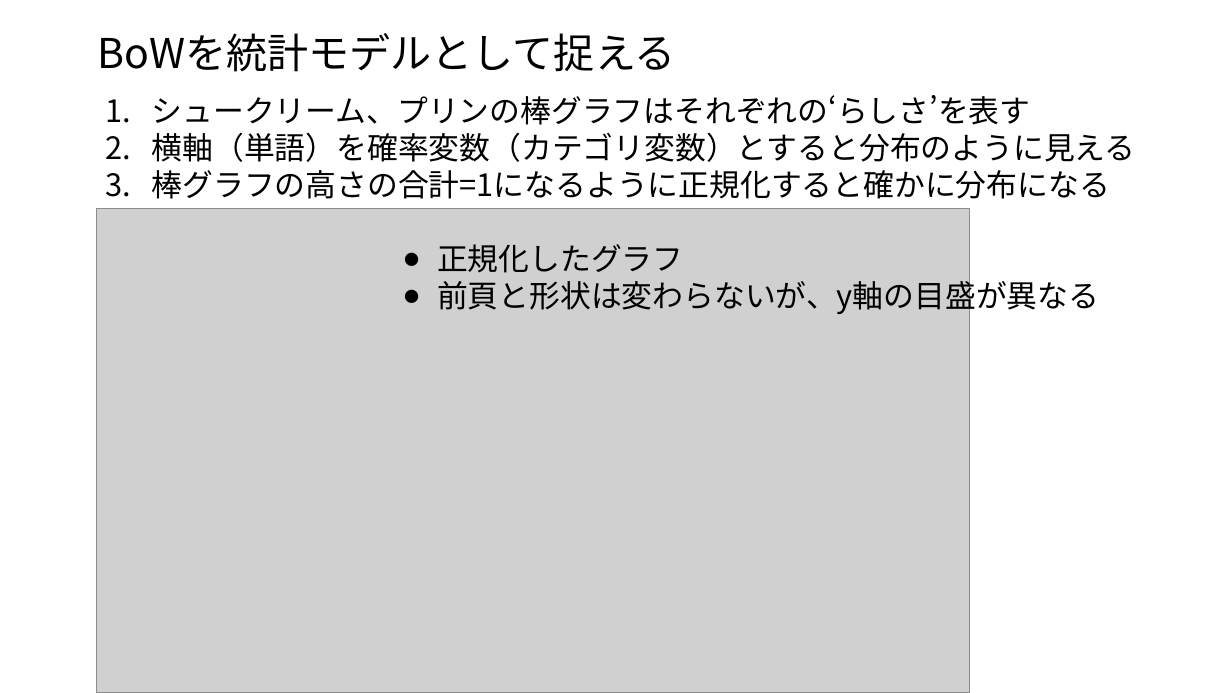
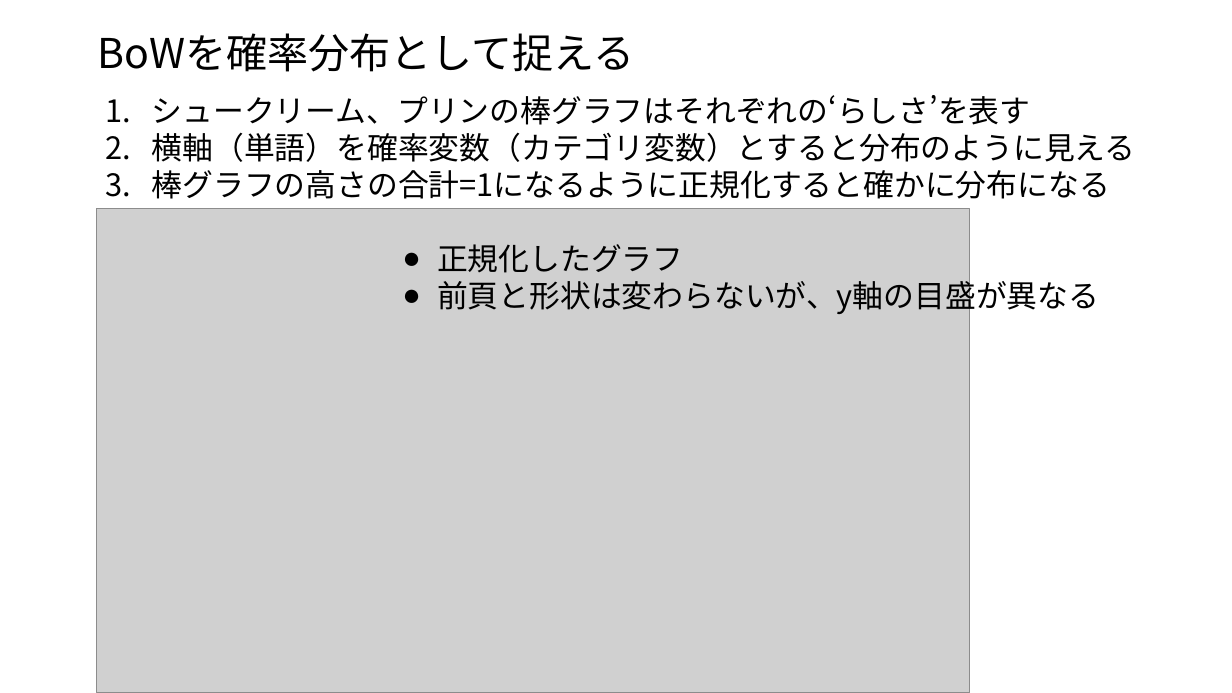
Before and after one commit to ueharaLab/NLP3_BoW, a slide deck: slide 21 of textmining3 BOW.pptx. Drawn at 1232x693 pixels with LibreOffice and Linux fonts; fonts in the diff are those of the drawing; grey boxes stand for pictures. Boxes give left, top, right and bottom in pixels: in the first picture for what was removed or moved away, otherwise in the second. Text is boxed around its words. In the diff, an @@ line names an element or a change of style, - is before the commit and + after.

```diff
--- a/textmining3 BOW.pptx
+++ b/textmining3 BOW.pptx
@@ text at [97,33,635,72]: text changed @@
-BoWを統計モデルとして捉える
+BoWを確率分布として捉える
```
Also in this commit, not shown: 1 other slide changed.
